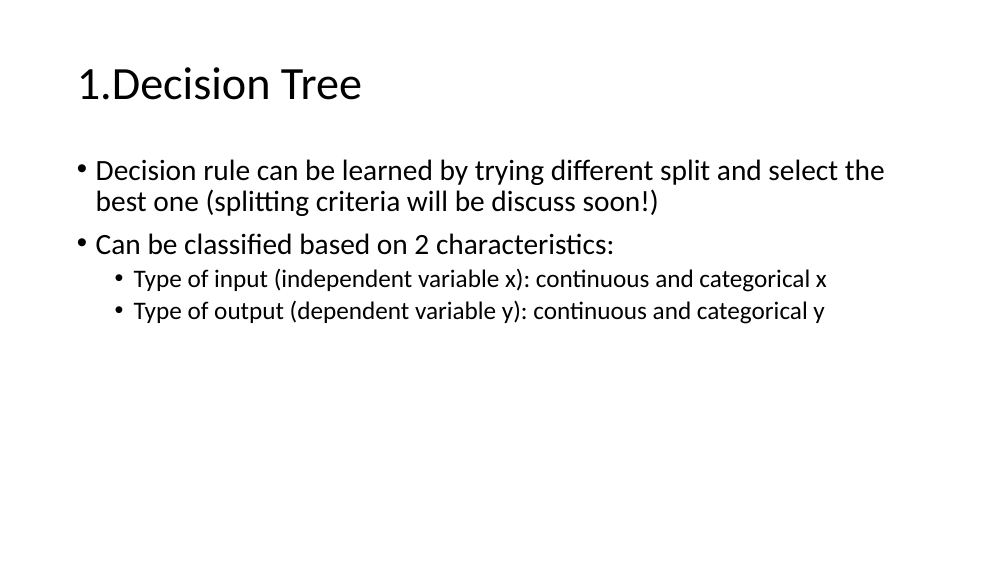
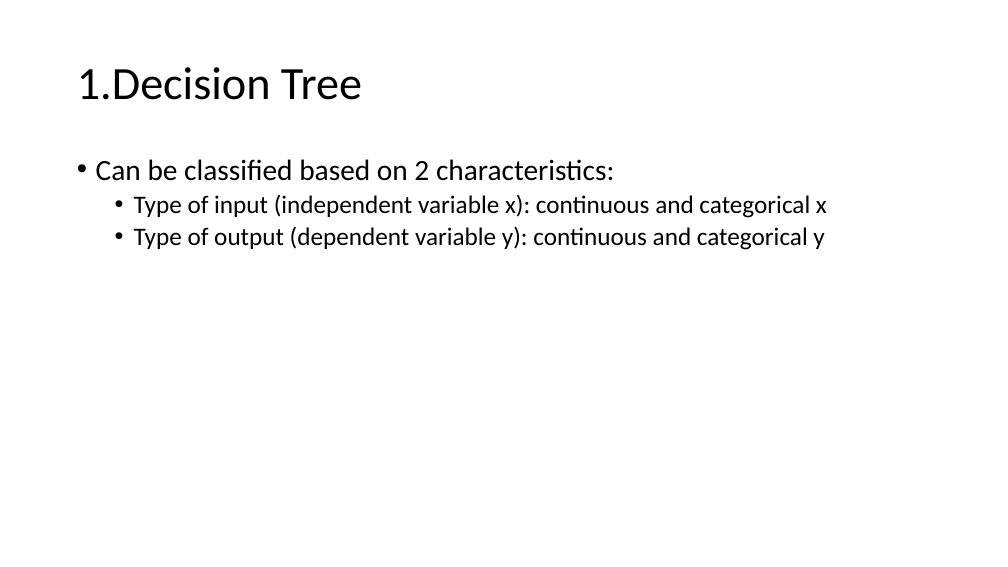
Before and after one commit to gucino/Machine-Learning, a slide deck: slide 6 of Decision_tree_and_Random_forest.pptx (slide 4 before the commit). Drawn at 1008x567 pixels with LibreOffice and Linux fonts; fonts in the diff are those of the drawing. Boxes give left, top, right and bottom in pixels: in the first picture for what was removed or moved away, otherwise in the second. Text is boxed around its words. In the diff, an @@ line names an element or a change of style, - is before the commit and + after.

```diff
--- a/Decision_tree_and_Random_forest.pptx
+++ b/Decision_tree_and_Random_forest.pptx
@@ text at box(96, 159, 885, 216): paragraph removed @@
-• Decision rule can be learned by trying different split and select the best one (splitting criteria will be discuss soon!)
```
Also in this commit, not shown: 8 other slides changed, 16 slides added, 1 slide removed.
